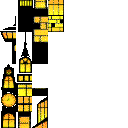
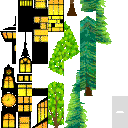
Layers edited between the first and the second w=128, h=128 image:
added layer "tree-3.gif copy #4" above "tree-3.gif copy #3" over (96, 0, 112, 45)
added layer "tree-3.gif copy #3" above "tree-3.gif copy #2" over (80, 102, 88, 128)
added layer "tree-3.gif copy #2" above "tree-3.gif copy #1" over (80, 16, 96, 96)
added layer "tree-3.gif copy #1" above "tree-3.gif copy" over (80, 0, 96, 12)
added layer "tree-3.gif copy" above "tree-1.gif copy #3" over (64, 70, 80, 128)
added layer "tree-1.gif copy #3" above "tree-1.gif copy #2" over (64, 21, 80, 61)
added layer "tree-1.gif copy #2" above "tree-1.gif copy #1" over (67, 0, 77, 16)
added layer "tree-1.gif copy #1" above "tree-1.gif copy" over (48, 81, 64, 128)
added layer "tree-1.gif copy" above "upper_tilemap_sheet.png" over (48, 37, 64, 76)
renamed "upper_tilemap_sheet.gif" to "upper_tilemap_sheet.png", painted on it over (48, 0, 128, 128)
